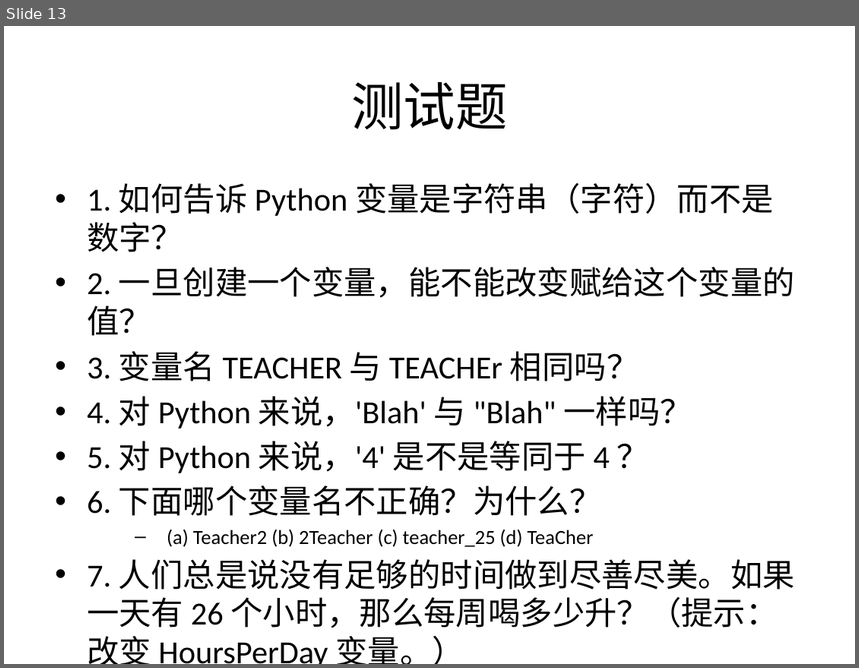
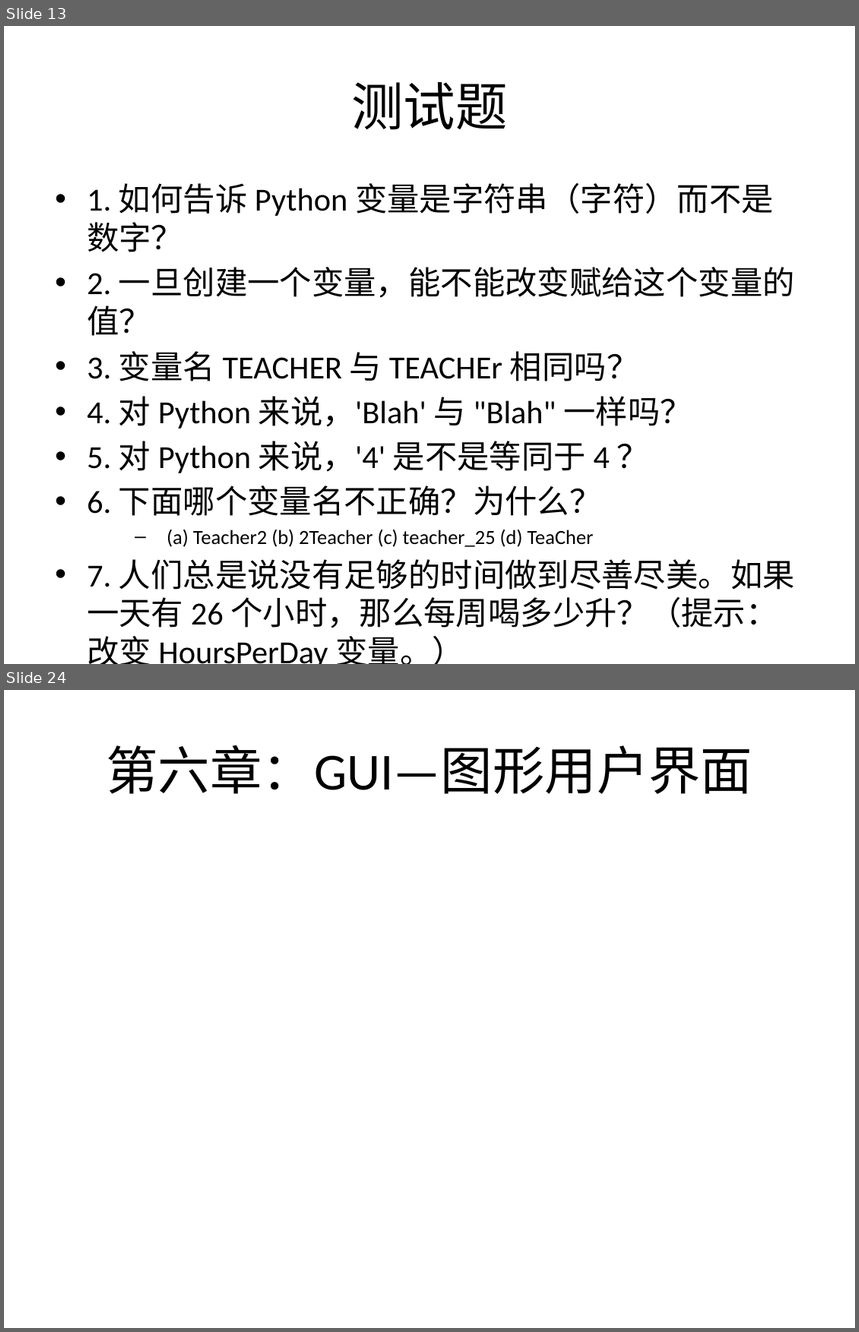
Before and after one commit to zhinan18/Python3, a slide deck: readme/Python3.pptx. Shown one above the other, each under a label of ours: slide 13 before the commit, slides 13 and 24 after it; the slides between them are not shown. The pictures are 859x668 and 859x1332 pixels, drawn with LibreOffice and Linux fonts; fonts in the diff are those of the drawing. Boxes give left, top, right and bottom in pixels: in the first picture for what was removed or moved away, otherwise in the second. Text is boxed around its words. In the diff, an @@ line names an element or a change of style, - is before the commit and + after.

```diff
--- a/readme/Python3.pptx
+++ b/readme/Python3.pptx
@@ slide 24 added at (4, 690, 855, 1328), background #FFFFFF @@
@@ title added at (106, 745, 753, 794), 44 pt, text #000000 @@
+第六章：GUI—图形用户界面
```
Also in this commit, not shown: 16 other slides added, 4 other files.
